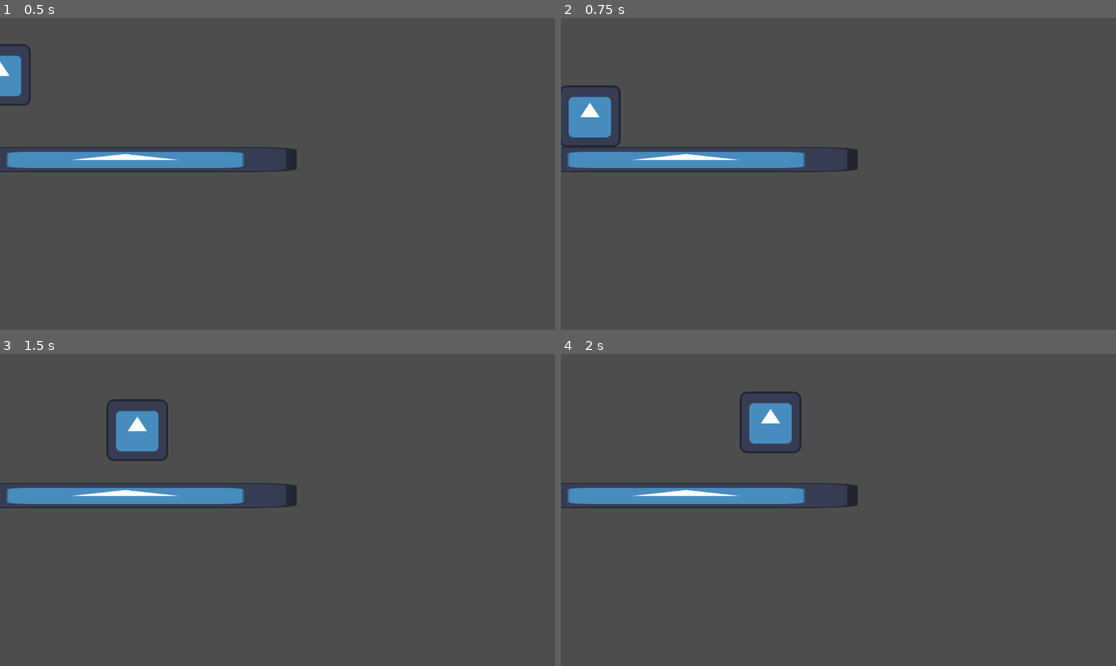
Above: before the commit, frames 1-4 (two rows, left to right).
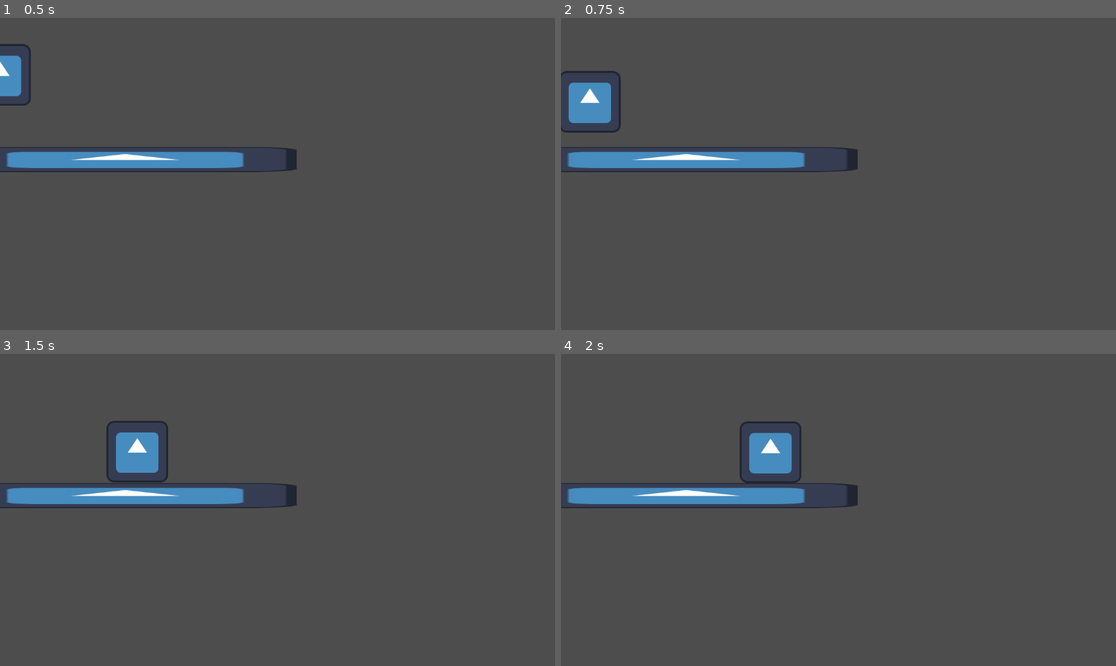
Above: after the commit, the same moments.

Repository: ARLJohnston/DSGJam2025
Game: Godot game, scene res://Main.tscn
Two runs of this game, one before a commit and one after it. Both use one fixed random seed, a clock stepped at 60 frames per second and the inputs below. The engine's default icon, where the game draws it, is replaced by a stand-in: a white triangle on a blue panel in a dark square.
Inputs:
- Up to frame 1 (0.5 s): no input
- Up to frame 2 (0.75 s): tap Enter (ui_accept) at 0.5 s; hold Right (ui_right) from 0.53 s (still down); hold Enter (ui_accept) from 0.53 s (still down)
- Up to frame 3 (1.5 s): keep holding Right (ui_right); release Enter (ui_accept) at 1.28 s; tap Enter (ui_accept) at 1.35 s
- Up to frame 4 (2 s): keep holding Right (ui_right); tap Enter (ui_accept) at 1.52, 1.82 s

Frame 1 is identical in both runs. In frame 2, 1.1% of the frame differs, in the area x 0-11%, y 16-42%; in frame 3, 1.4%; in frame 4, 1.8%, in the area x 32-44%, y 12-42%.

Commit message:
add charge jump

Diff:
--- a/player.gd
+++ b/player.gd
@@ -4,15 +4,21 @@
 const SPEED = 300.0
 const JUMP_VELOCITY = -400.0
 
+var jump_charge = 0
 
 func _physics_process(delta: float) -> void:
 	# Add the gravity.
 	if not is_on_floor():
 		velocity += get_gravity() * delta
 
+
 	# Handle jump.
-	if Input.is_action_just_pressed("ui_accept") and is_on_floor():
-		velocity.y = JUMP_VELOCITY
+	if Input.is_action_pressed("ui_accept") && is_on_floor():
+		jump_charge -= 10
+
+	if Input.is_action_just_released("ui_accept"):
+		velocity.y = jump_charge
+		jump_charge = 0
 
 	# Get the input direction and handle the movement/deceleration.
 	# As good practice, you should replace UI actions with custom gameplay actions.
